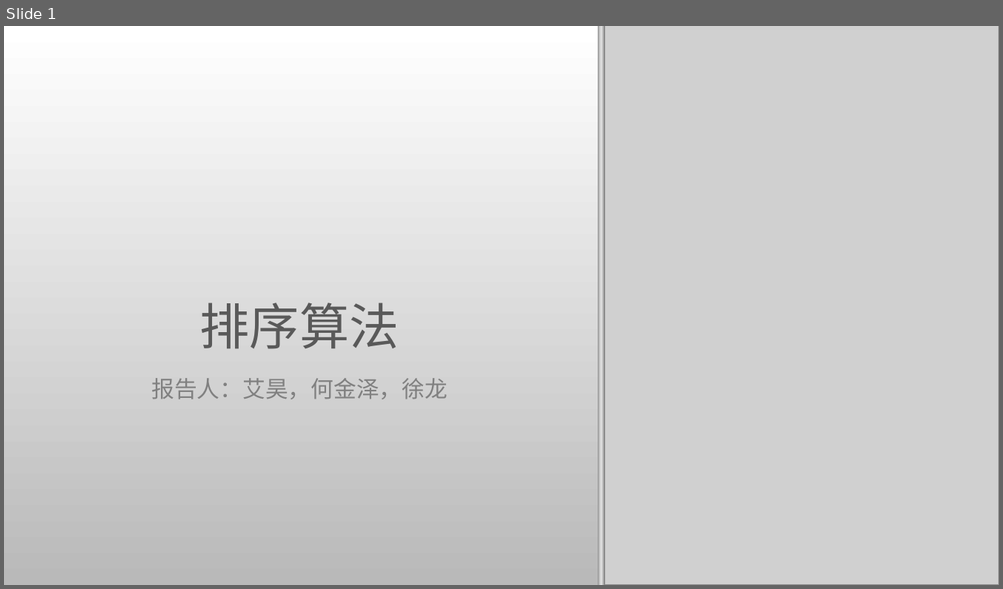
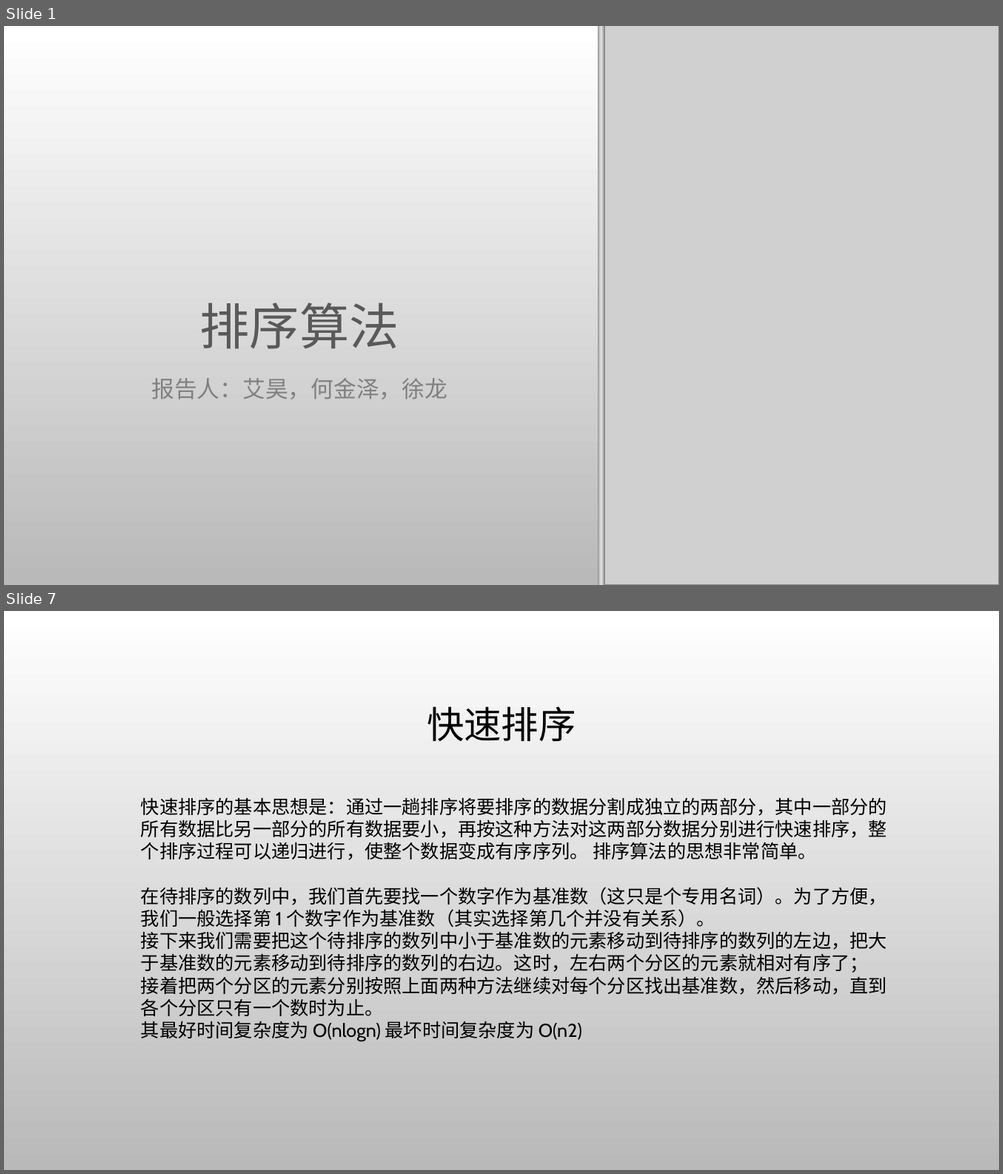
Before and after one commit to AisingioroHao0/BUAA_ProgrammingAndAlgorithms_TermProject, a slide deck: 答辩PPT/排序算法.pptx. Shown one above the other, each under a label of ours: slide 1 before the commit, slides 1 and 7 after it; the slides between them are not shown. The pictures are 1003x589 and 1003x1174 pixels, drawn with LibreOffice and Linux fonts; fonts in the diff are those of the drawing; grey boxes stand for pictures; background and template pictures are left out. Boxes give left, top, right and bottom in pixels: in the first picture for what was removed or moved away, otherwise in the second. Text is boxed around its words. In the diff, an @@ line names an element or a change of style, - is before the commit and + after.

```diff
--- a/答辩PPT/排序算法.pptx
+++ b/答辩PPT/排序算法.pptx
@@ slide 7 added at (x1=4, y1=611, x2=999, y2=1170), background picture (left out) @@
@@ title added at (x1=427, y1=706, x2=576, y2=741), 36 pt, text #000000 @@
+快速排序
@@ text added at (x1=141, y1=797, x2=887, y2=1042), 18 pt, text #000000 @@
+快速排序的基本思想是：通过一趟排序将要排序的数据分割成独立的两部分，其中一部分的所有数据比另一部分的所有数据要小，再按这种方法对这两部分数据分别进行快速排序，整个排序过程可以递归进行，使整个数据变成有序序列。 排序算法的思想非常简单。
+在待排序的数列中，我们首先要找一个数字作为基准数（这只是个专用名词）。为了方便，我们一般选择第 1 个数字作为基准数（其实选择第几个并没有关系）。
+接下来我们需要把这个待排序的数列中小于基准数的元素移动到待排序的数列的左边，把大于基准数的元素移动到待排序的数列的右边。这时，左右两个分区的元素就相对有序了；
+接着把两个分区的元素分别按照上面两种方法继续对每个分区找出基准数，然后移动，直到各个分区只有一个数时为止。
+其最好时间复杂度为 O(nlogn) 最坏时间复杂度为 O(n2)
```
Also in this commit, not shown: 7 slides changed, 18 other slides added, 3 other files.
